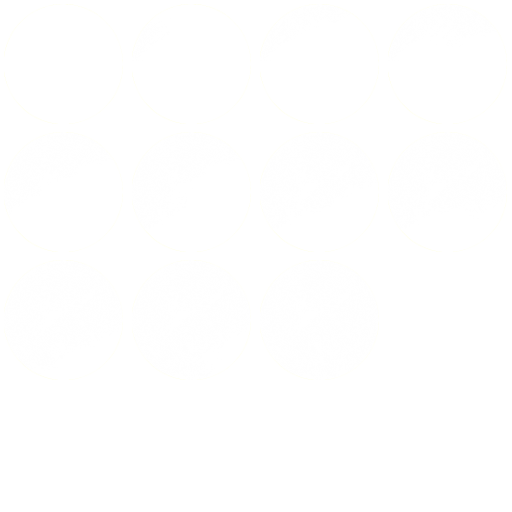
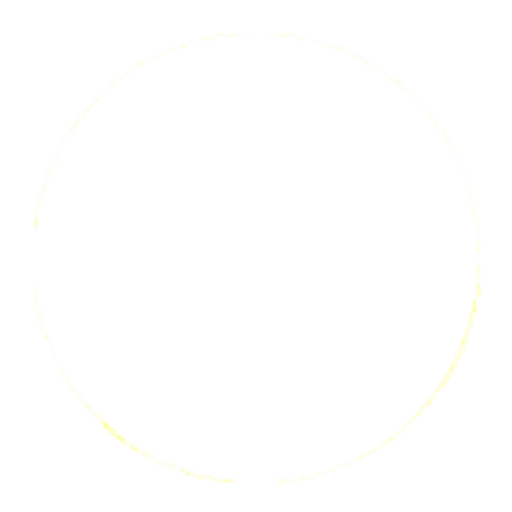
The second 512x512 image is a revision of the first. Changes to its layers:
added layer "planet_fill_15" above "planet_fill_14" over [16, 16, 496, 483]
added layer "planet_fill_14" above "planet_fill_13" over [16, 16, 496, 483]
added layer "planet_fill_13" above "planet_fill_12" over [16, 16, 496, 483]
added layer "planet_fill_12" above "planet_fill_11" over [16, 16, 496, 483]
added layer "planet_fill_11" above "planet_fill_10" over [16, 16, 496, 483]
moved "planet_fill_10" above "planet_fill_09", painted on it over [16, 16, 496, 483]
moved "planet_fill_09" above "planet_fill_08", painted on it over [16, 16, 492, 483]
moved "planet_fill_08" above "planet_fill_07", painted on it over [4, 16, 481, 483]
moved "planet_fill_07" above "planet_fill_06", painted on it over [16, 16, 507, 483]
moved "planet_fill_06" above "planet_fill_05", painted on it over [16, 16, 481, 483]
moved "planet_fill_05" above "planet_fill_04", painted on it over [16, 16, 481, 483]
moved "planet_fill_04" above "planet_fill_03", painted on it over [4, 16, 481, 483]
moved "planet_fill_03" above "planet_fill_02", painted on it over [16, 4, 507, 483]
moved "planet_fill_02" above "planet_fill_01", painted on it over [16, 4, 481, 483]
moved "planet_fill_01" above "planet_fill_00", painted on it over [16, 4, 481, 483]
painted on "planet_fill_00" over [4, 4, 481, 483]
